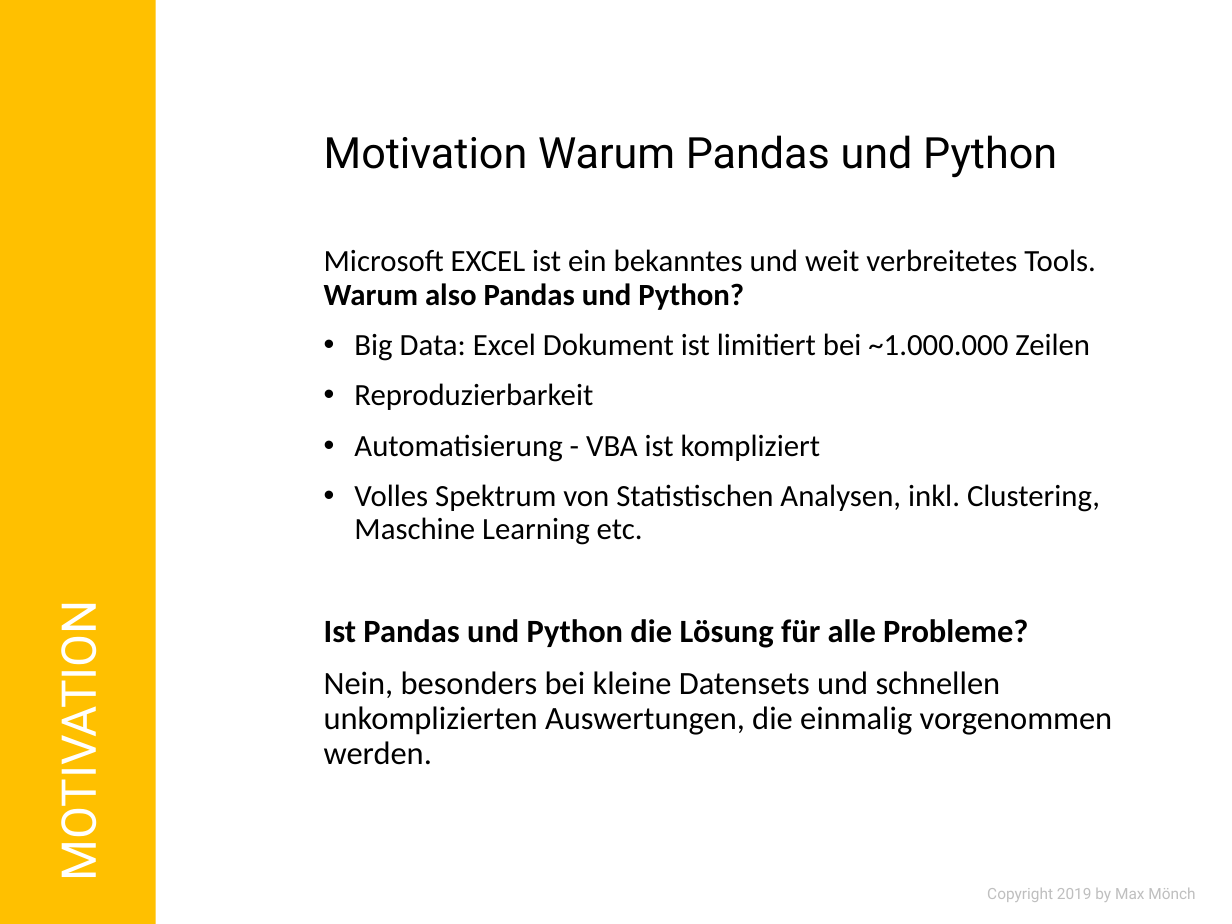
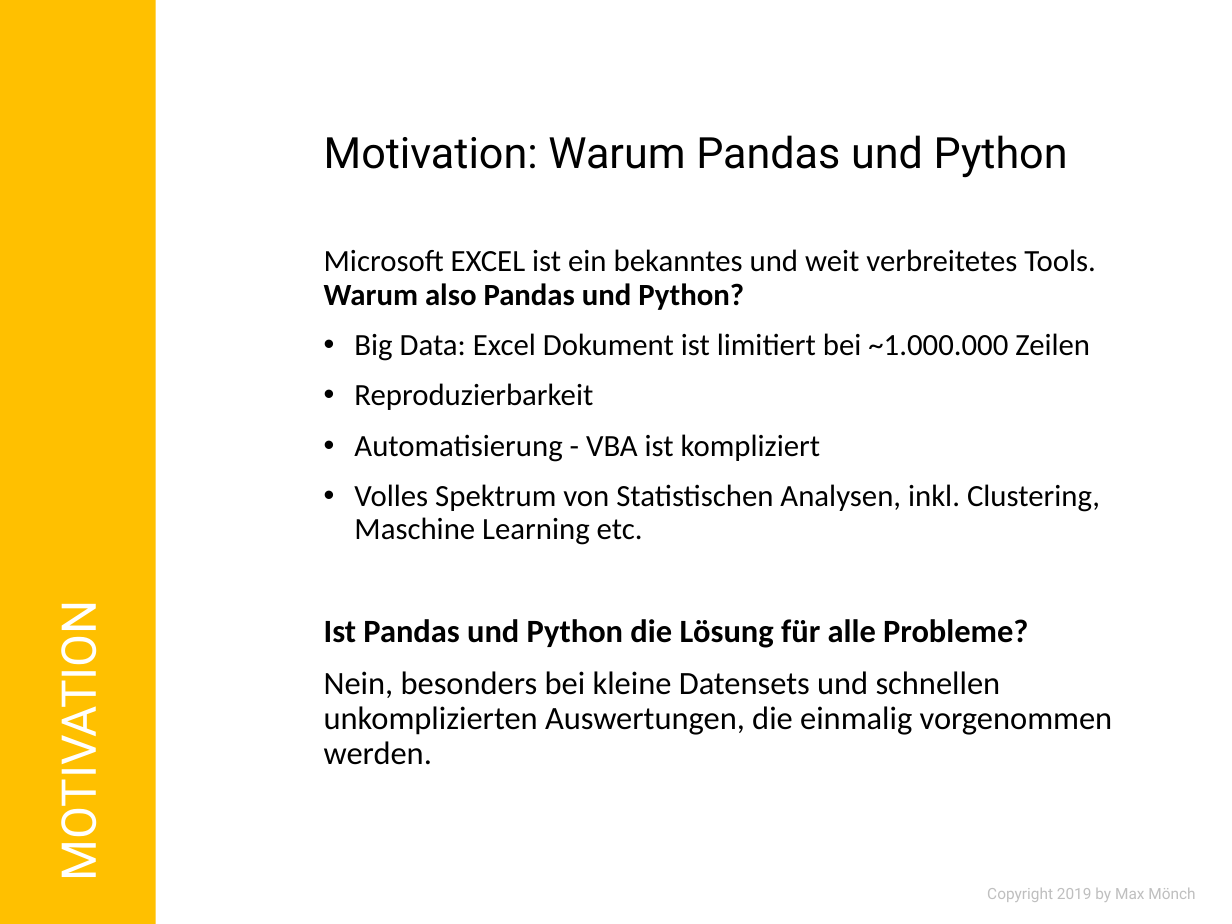
Before and after one commit to MonksterFX/pandas-basic, a slide deck: slide 4 of praesentation/pandas-basic.pptx (slide 6 before the commit). Drawn at 1232x924 pixels with LibreOffice and Linux fonts; fonts in the diff are those of the drawing; background and template pictures are left out. Boxes give left, top, right and bottom in pixels: in the first picture for what was removed or moved away, otherwise in the second. Text is boxed around its words. In the diff, an @@ line names an element or a change of style, - is before the commit and + after.

```diff
--- a/praesentation/pandas-basic.pptx
+++ b/praesentation/pandas-basic.pptx
@@ title at [324,135,1068,178]: text changed @@
-Motivation Warum Pandas und Python
+Motivation: Warum Pandas und Python
```
Also in this commit, not shown: 3 other slides changed, 2 slides added, 1 slide removed, 15 other files.
